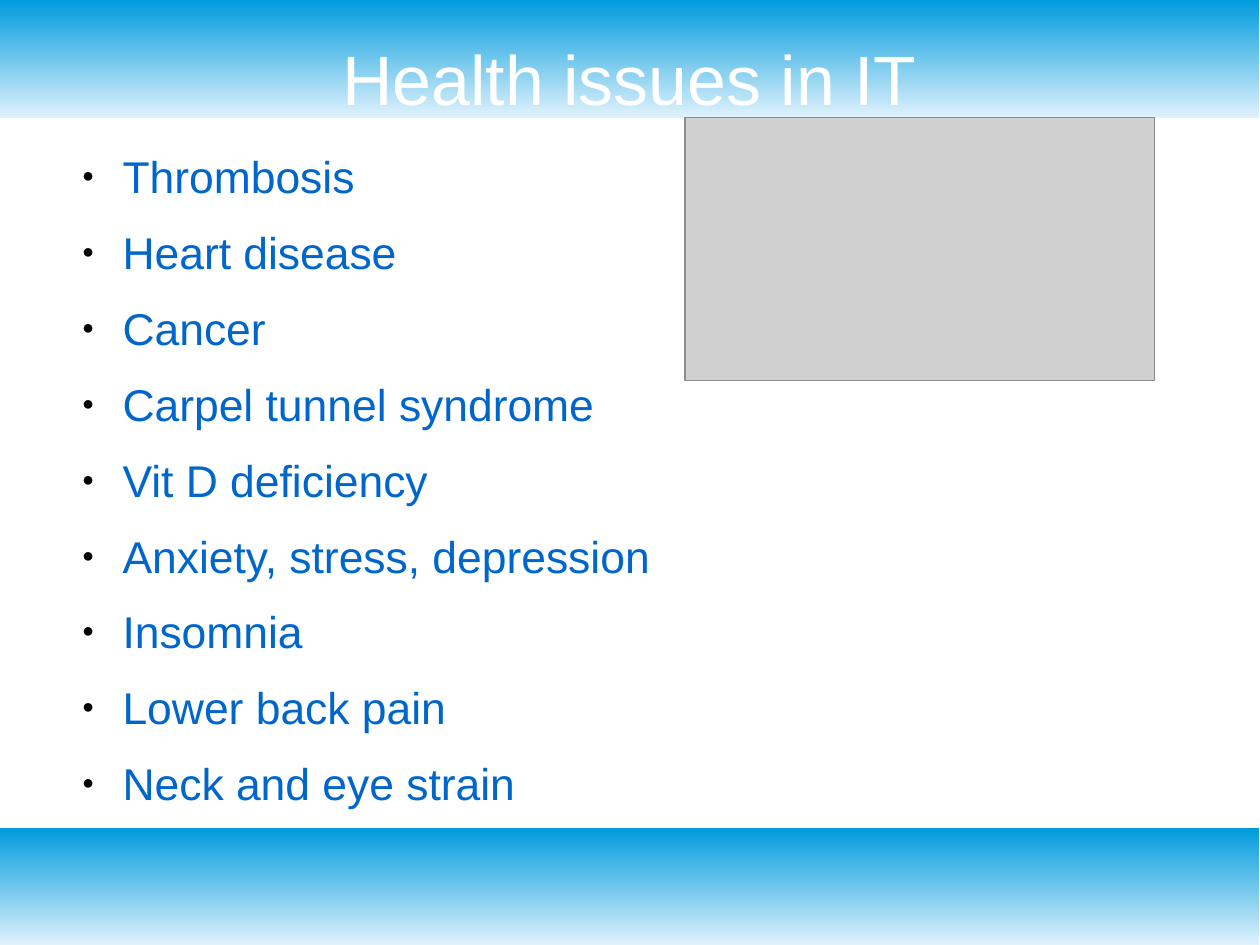
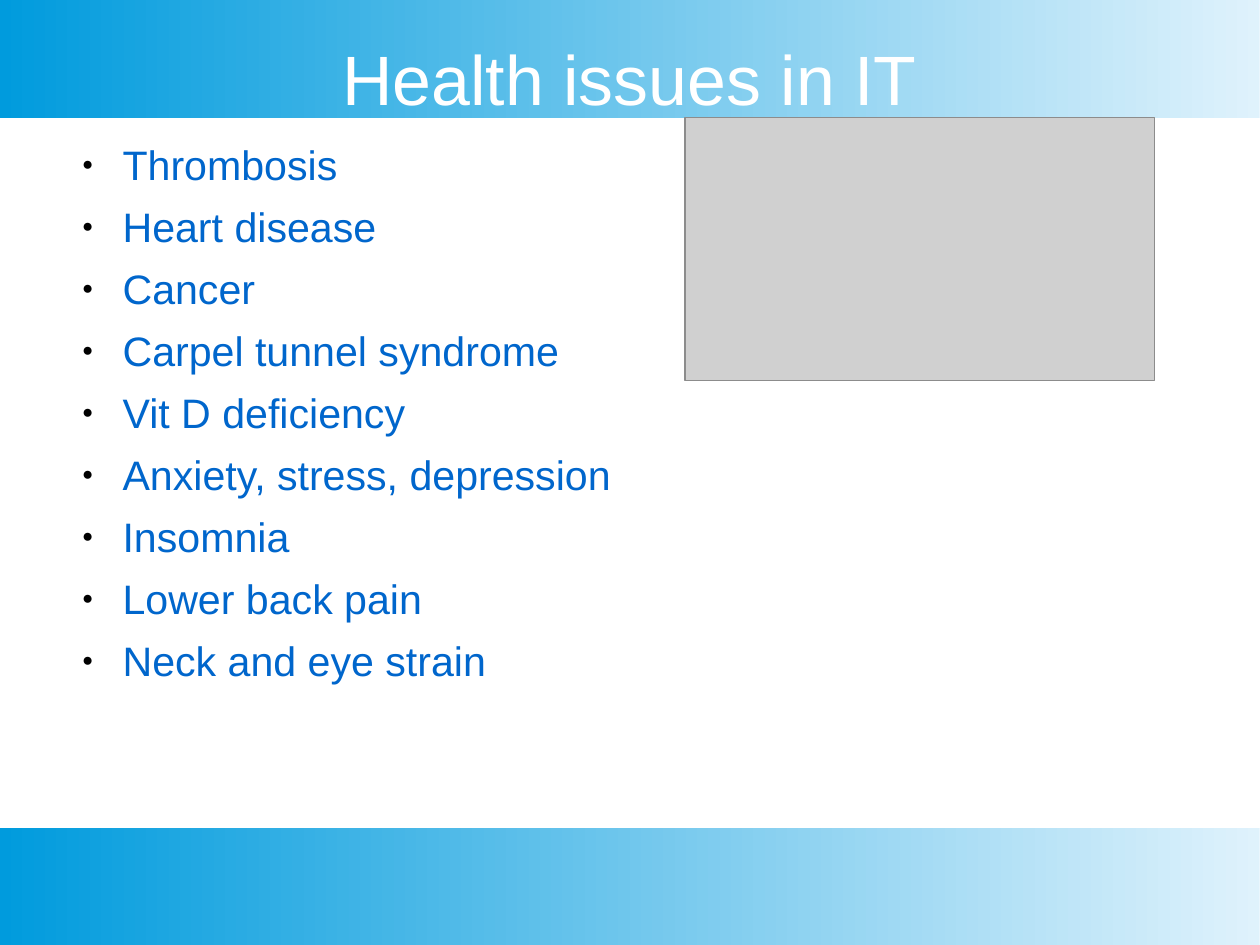
Before and after one commit to CSteigueber/watch-on-health, a slide deck: slide 5 of watch.odp. Drawn at 1260x945 pixels with LibreOffice and Linux fonts; fonts in the diff are those of the drawing; grey boxes stand for pictures. Boxes give left, top, right and bottom in pixels: in the first picture for what was removed or moved away, otherwise in the second. Text is boxed around its words. In the diff, an @@ line names an element or a change of style, - is before the commit and + after.

```diff
--- a/watch.odp
+++ b/watch.odp
@@ rectangle removed at <box>0,0,1260,118</box> @@
@@ freeform shape added at <box>0,0,1260,118</box>, fill gradient #DFF2FC to #009BDD @@
@@ title "Health issues in IT" rewrapped from <box>342,49,916,118</box> to <box>342,54,916,118</box> @@
@@ text "Thrombosis" at <box>123,150,611,684</box>: size 28 to 25.9 pt; indent changed; line spacing 1 to 0.8 @@
@@ rectangle removed at <box>0,828,1260,945</box> @@
@@ freeform shape added at <box>0,828,1260,945</box>, fill gradient #DFF2FC to #009BDD @@
```
Also in this commit, not shown: 12 other slides changed, 1 slide removed.
